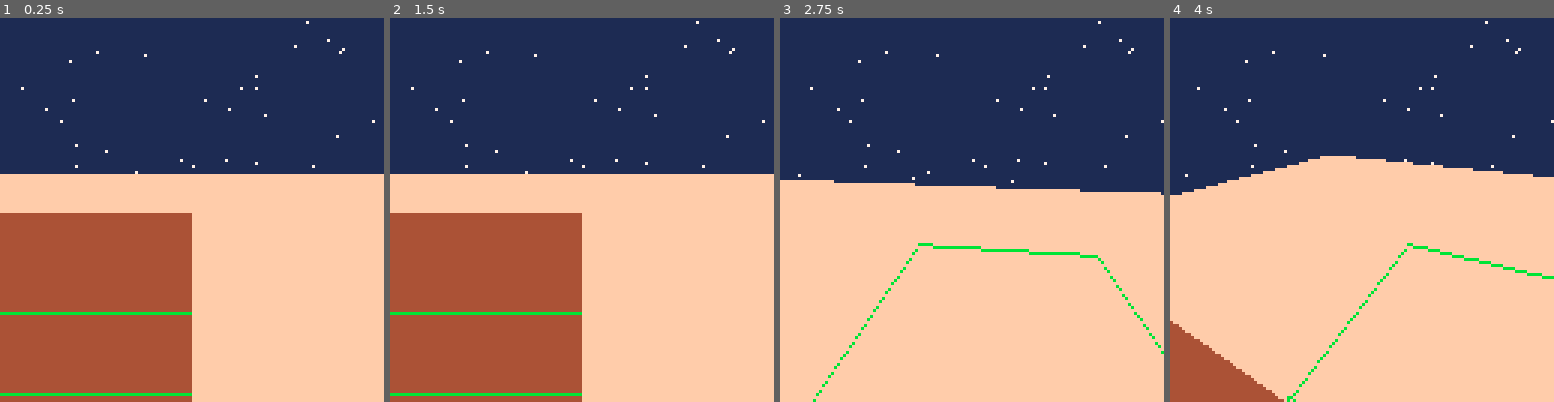
Above: before the commit, frames 1-4 (left to right).
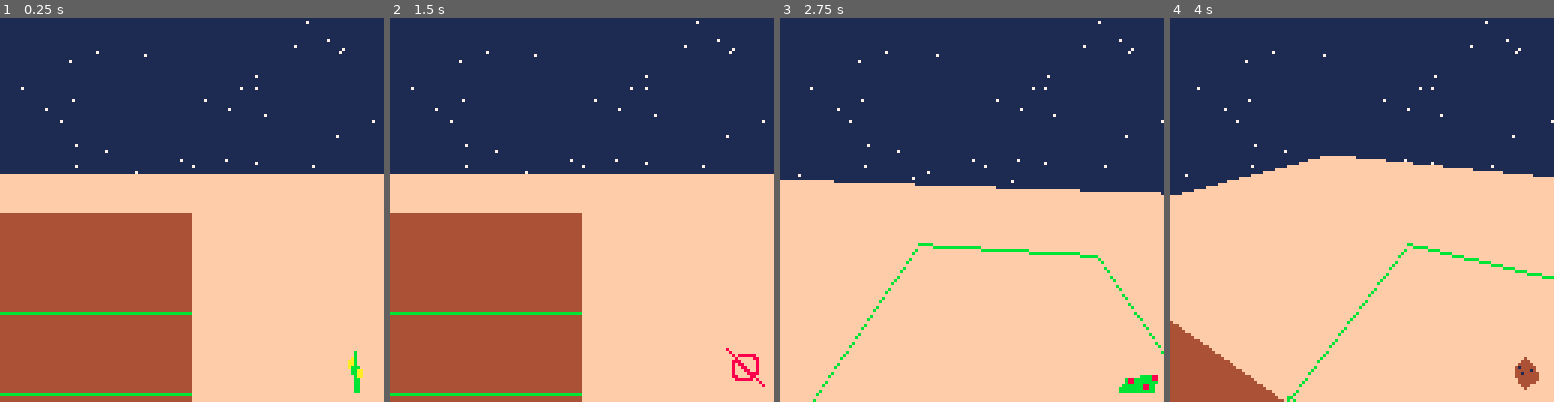
Above: after the commit, the same moments.

Repository: pgergis/space-farm
Game: PICO-8 cartridge space_farm.p8
Two runs of this game, one before a commit and one after it. Both use one fixed random seed, a clock stepped at 60 frames per second and the inputs below.
Inputs:
- Up to frame 1 (0.25 s): no input
- Up to frame 2 (1.5 s): tap X (X key) at 0.33, 1.07 s; tap O (Z key) at 0.7 s
- Up to frame 3 (2.75 s): hold Right 1.6-2.1 s; tap O (Z key) at 1.7, 2.1, 2.5 s; tap X (X key) at 1.85 s; hold Up 2.15-2.42 s; hold Right from 2.47 s (still down)
- Up to frame 4 (4 s): tap O (Z key) at 2.9, 3.3, 3.7 s; tap X (X key) at 2.97 s; release Right at 3.03 s; hold Left 3.08-3.58 s; hold Down 3.63-3.97 s

The runs differ from the first frame. In frame 1, 0.2% of the frame differs, in the area x 90-95%, y 86-98%; in frame 2, 0.3%; in frame 3, 0.4%, in the area x 88-99%, y 92-98%; in frame 4, 0.3%.

Commit message:
Add support for choosing crop, removing

Diff:
--- a/space_farm.p8
+++ b/space_farm.p8
@@ -7,11 +7,13 @@
 sprite_defs[2]={56,0,16,16} -- berry
 sprite_defs[3]={72,0,16,16} -- carrot
 sprite_defs[4]={88,0,16,16} -- potato
+sprite_defs[5]={104,0,16,16} -- null
 
 corn_sprite=1
 strawberry_sprite=2
 carrot_sprite=3
 potato_sprite=4
+null_sprite=5
 
 function _init()
 	star_list={}
@@ -28,7 +30,6 @@
     sprite_counter=0
     sprite_map={}
     player:init()
-    add_sprite(5,5,corn_sprite)
 end
 
 function _update()
@@ -160,23 +161,21 @@
 function add_sprite(x,y,sprite_offset)
     sprite_counter+=1
     sprite_map[x]=sprite_map[x] or {}
-    sprite_map[x][y]={offset=sprite_offset,id=sprite_counter}
-end
-
---function remove_sprite(x,y)
---    sprite_map[x][y] = {}
---    sprite_counter-=1
---end
+    if sprite_offset==5 then
+        printh("DELETING")
+        sprite_map[x][y]=nil
+    else
+        if get_color(player.selected_tile_x, player.selected_tile_y) == 12 then return end
+        sprite_map[x][y]={offset=sprite_offset,id=sprite_counter}
+    end
+end
 
 function plant_thing(x,y)
-    if sprite_map[x] and sprite_map[x][y] then return end
-    add_sprite(x,y,1)
-end
-
---function harvest_thing(x,y)
---    if not (sprite_map[x] and sprite_map[x][y]) then return end
---    remove_sprite(x,y,1)
---end
+    if player.current_plant~=5 and sprite_map[x] and sprite_map[x][y] then
+        return
+    end
+    add_sprite(x,y,player.current_plant)
+end
 
 function get_sprite(x,y)
     if not sprite_map[x] then
@@ -242,10 +241,19 @@
     draw_3d()
     if draw_map then
         map(0,0, 0,0, 16,16)
-       -- player:draw_on_map()
        pset(player.x*8,player.y*8,12)
        pset(player.x*8+cos(player.d)*2,player.y*8+sin(player.d)*2,13)
     end
+    local current_plant=sprite_defs[player.current_plant]
+    printh(player.current_plant)
+    sspr(
+        current_plant[1],
+        current_plant[2],
+        current_plant[3],
+        current_plant[4],
+        127-16,
+        126-17
+    )
 end
 
 player={}
@@ -260,8 +268,13 @@
     self.moving_speed=0.1
     self.target_x=0
     self.target_y=0
+    self.current_plant=1
 
     self:set_selected_tile()
+end
+
+function player:cycle_plant()
+    self.current_plant=1+(self.current_plant+1)%#sprite_defs
 end
 
 function player:move_to(celx,cely)
@@ -303,11 +316,6 @@
     self.selected_tile_y=flr(self.y + sin(self.d))
 end
 
-function player:draw_on_map()
-    --circfill(self.x + 3,self.y + 3, 4, 10)
-    circfill(self.x,self.y,2,10)
-end
-
 function player:input()
     if (btn(0)) then self.d=(self.d+0.01)%1 end
     if (btn(1)) then self.d=(self.d+0.99)%1 end
@@ -325,9 +333,9 @@
         plant_thing(self.selected_tile_x, self.selected_tile_y)
     end
 
---    if btnp(5) then
---        harvest_thing(self.selected_tile_x, self.selected_tile_y)
---    end
+    if btnp(5) then
+        self:cycle_plant()
+    end
 
 end
 
@@ -336,19 +344,19 @@
 
 __gfx__
 00000000ffffffff44444444cccccccc555555550000000000000000000000000000000000000000000000000000000000000000000000000000000000000000
-00000000ffffffff44444444cccccccc555555550000000000000000000000000000000000000000000000000000000000000000000000000000000000000000
-00700700ffffffff44444444cccccccc555555550000000b00000000000000000000000000000000000000000000000000000000000000000000000000000000
-00077000ffffffff44444444cccccccc555555550000000b00000000000000000000000000000000b00000000000000000000000000000000000000000000000
-00077000ffffffff44444444cccccccc55555555000000ab0000000000000000000000000000000b000000000000000400000000000000000000000000000000
-00700700ffffffff44444444cccccccc5555555500000aab00000000000000000000000000000000b00000000000004440000000000000000000000000000000
-00000000ffffffff44444444cccccccc5555555500000aab0000000000000000000000000000000bb00000000000044444000000000000000000000000000000
-00000000ffffffff44444444cccccccc5555555500000abbb0000000000000000000000000000099990000000000414444400000000000000000000000000000
-0000000000000000000000000000000000000000000000bbaa000000000000000000000000000099990000000000444441400000000000000000000000000000
-0000000000000000000000000000000000000000000000bbaa000000000000000000000000000099990000000000441444440000000000000000000000000000
-00000000000000000000000000000000000000000000000baa000000000000000bbbb88000000099990000000000444444440000000000000000000000000000
-00000000000000000000000000000000000000000000000bb00000000000b88bbbbbb88000000009900000000000044444440000000000000000000000000000
-00000000000000000000000000000000000000000000000bb00000000000b88bbbbbbbb000000009900000000000044444400000000000000000000000000000
-00000000000000000000000000000000000000000000000bb0000000000bbbbbbb88bb0000000009900000000000004440000000000000000000000000000000
+00000000ffffffff44444444cccccccc555555550000000000000000000000000000000000000000000000000000000000000000080000000000000000000000
+00700700ffffffff44444444cccccccc555555550000000b00000000000000000000000000000000000000000000000000000000008000000000000000000000
+00077000ffffffff44444444cccccccc555555550000000b00000000000000000000000000000000b00000000000000000000000000808888880000000000000
+00077000ffffffff44444444cccccccc55555555000000ab0000000000000000000000000000000b000000000000000400000000000080000088000000000000
+00700700ffffffff44444444cccccccc5555555500000aab00000000000000000000000000000000b00000000000004440000000000888000008000000000000
+00000000ffffffff44444444cccccccc5555555500000aab0000000000000000000000000000000bb00000000000044444000000000808800008000000000000
+00000000ffffffff44444444cccccccc5555555500000abbb0000000000000000000000000000099990000000000414444400000000800880008000000000000
+0000000000000000000000000000000000000000000000bbaa000000000000000000000000000099990000000000444441400000000800088008000000000000
+0000000000000000000000000000000000000000000000bbaa000000000000000000000000000099990000000000441444440000000800008888000000000000
+00000000000000000000000000000000000000000000000baa000000000000000bbbb88000000099990000000000444444440000000880000880000000000000
+00000000000000000000000000000000000000000000000bb00000000000b88bbbbbb88000000009900000000000044444440000000088888808000000000000
+00000000000000000000000000000000000000000000000bb00000000000b88bbbbbbbb000000009900000000000044444400000000000000000800000000000
+00000000000000000000000000000000000000000000000bb0000000000bbbbbbb88bb0000000009900000000000004440000000000000000000080000000000
 00000000000000000000000000000000000000000000000bb000000000bbbbbbbb88bb0000000000900000000000000400000000000000000000000000000000
 00000000000000000000000000000000000000000000000bb000000000bbbbbbbbbbbb0000000000000000000000000000000000000000000000000000000000
 __map__
